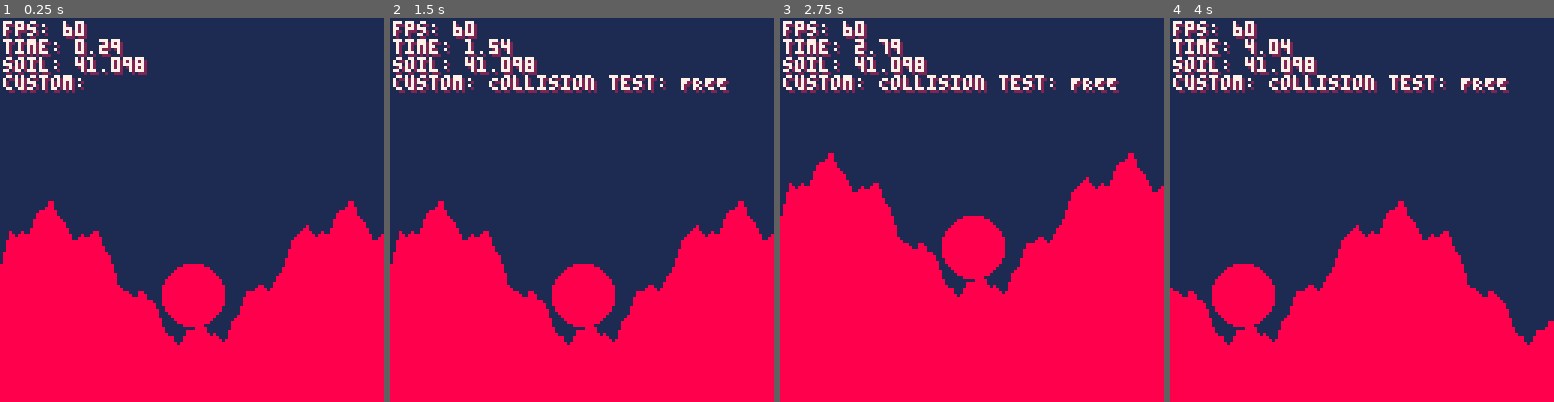
Above: before the commit, frames 1-4 (left to right).
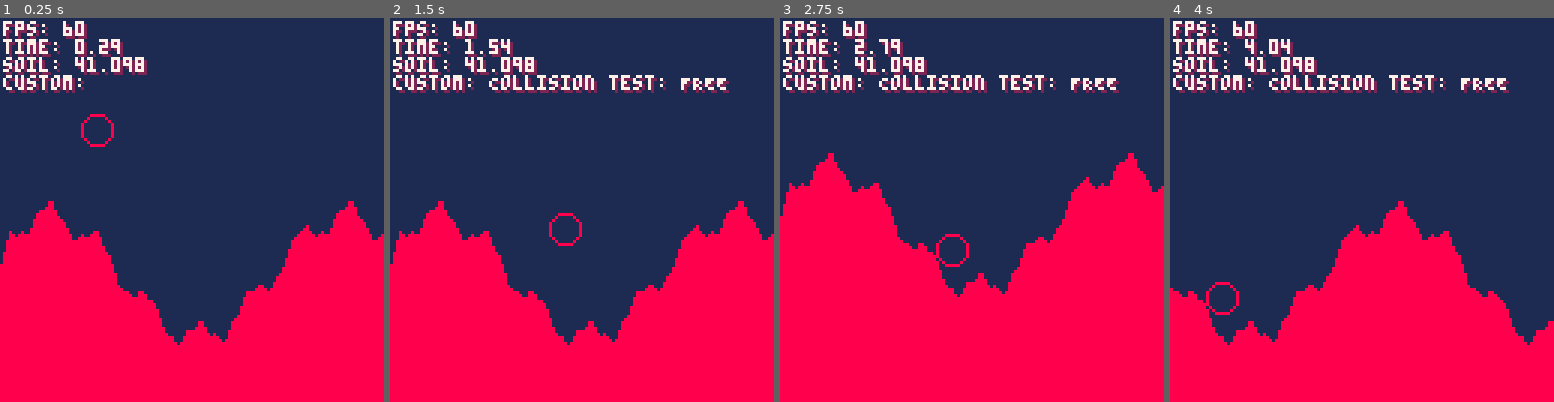
Above: after the commit, the same moments.

Repository: SelfDevTV/pixeltrench
Game: PICO-8 cartridge pixeltrench.p8
Two runs of this game, one before a commit and one after it. Both use one fixed random seed, a clock stepped at 60 frames per second and the inputs below.
Inputs:
- Up to frame 1 (0.25 s): no input
- Up to frame 2 (1.5 s): tap O (Z key) at 0.33, 0.7, 1.43 s
- Up to frame 3 (2.75 s): hold Left 1.97-2.37 s; tap O (Z key) at 2.22 s; hold Down from 2.42 s (still down)
- Up to frame 4 (4 s): release Down at 2.82 s; hold Right 2.87-3.53 s; tap O (Z key) at 3.1, 3.98 s; hold Up from 3.58 s (still down)

The runs differ from the first frame. In frame 1, 2.3% of the frame differs, in the area x 21-59%, y 25-81%; in frame 2, 2.3%; in frame 3, 2.0%; in frame 4, 2.0%.

Commit message:
Update roadmap and implement ground normal calculation for collision detection

Diff:
--- a/pixeltrench.p8
+++ b/pixeltrench.p8
@@ -15,6 +15,7 @@
 
 pi = 3.14
 tau = pi * 2
+grav = 0.05
 
 lastSoilPct = 0
 cam = { x = 0, y = 0}
@@ -44,6 +45,16 @@
 
 terrain = {}
 surface_y = {}
+
+local debug_ball = {
+	x = 20,
+	y = 20,
+	dx = 0.8,
+	dy = 0.7,
+	r = 5,
+	max_bounce = 5
+
+}
 
 function genmap()
 	terrain = {}
@@ -201,6 +212,38 @@
 	return (sum / cols) * 100
 end
 
+function ground_normal(a, b, r)
+	local sample_points = 16
+	local angle_step = 1 / sample_points
+	local normalX, normalY = 0, 0
+	for i = 0, sample_points - 1 do
+		local ang = i * angle_step
+		local x = a + r * cos(ang)
+		local y = b + r * sin(ang)
+
+		if is_solid(x, y) then
+			local dx = x - a
+			local dy = y - b
+			normalX += dx
+			normalY += dy
+		end
+
+	end
+
+	-- normalX = -normalX
+	-- normalY = -normalY
+
+	local l = sqrt(normalX * normalX + normalY * normalY)
+	if l == 0 then
+		return nil, nil
+
+	end
+	normalX = normalX / l
+	normalY = normalY / l
+	return -normalX, -normalY
+
+end
+
 function _init()
 	poke(0x5f2d, 1)
 	set_seed(1)
@@ -215,6 +258,58 @@
 
 function _update60()
 	-- Check for debug keys (G and D)
+	if debug_ball.max_bounce > 0 then
+		debug_ball.dy += grav
+	end
+	local new_x = debug_ball.x +
+  debug_ball.dx
+  local new_y = debug_ball.y +
+  debug_ball.dy
+
+  -- 2. Kollision prüfen
+  if collide_circle(new_x, new_y,
+  debug_ball.r) then
+
+
+	debug_ball.max_bounce -= 1
+
+
+	if debug_ball.max_bounce <= 0 then
+		debug_ball.dx = 0
+		debug_ball.dy = 0
+
+	else
+
+
+   local nx, ny = ground_normal(new_x,
+  new_y, debug_ball.r)
+
+
+
+  local dot = debug_ball.dx * nx + debug_ball.dy * ny
+
+  debug_ball.dx = (debug_ball.dx - 2 * dot * nx) * 0.8
+  debug_ball.dy = (debug_ball.dy - 2 * dot * ny) * 0.8
+
+  debug_ball.x += debug_ball.dx
+  debug_ball.y += debug_ball.dy
+
+	end
+      -- 3. Normale holen und Ball
+
+
+
+      -- 4. Geschwindigkeit reflektieren
+      -- 5. Position korrigieren
+  else
+      -- Keine Kollision: normal bewegen
+      debug_ball.x = new_x
+      debug_ball.y = new_y
+  end
+…(4 lines of a section not shown)…
 	if btn(0) then
 		pancam(-1, 0)
 	end
@@ -290,7 +385,7 @@
 	camera(cam.x, cam.y)
 	cls(cfg.bg_col)
 	drawmap()
-	circfill(64, 92, 10)
+	circ(debug_ball.x, debug_ball.y, debug_ball.r)
 	camera()
 	if cfg.debug then
 		drawdebug()
Not shown, changed: ROADMAP.md
